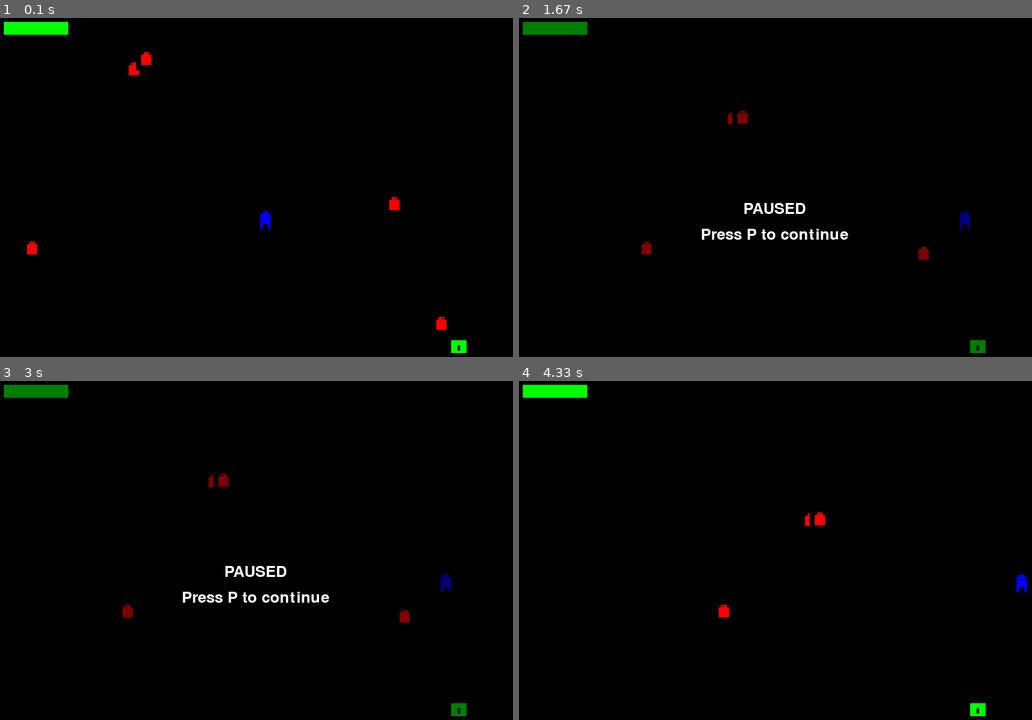
Above: before the commit, frames 1-4 (two rows, left to right).
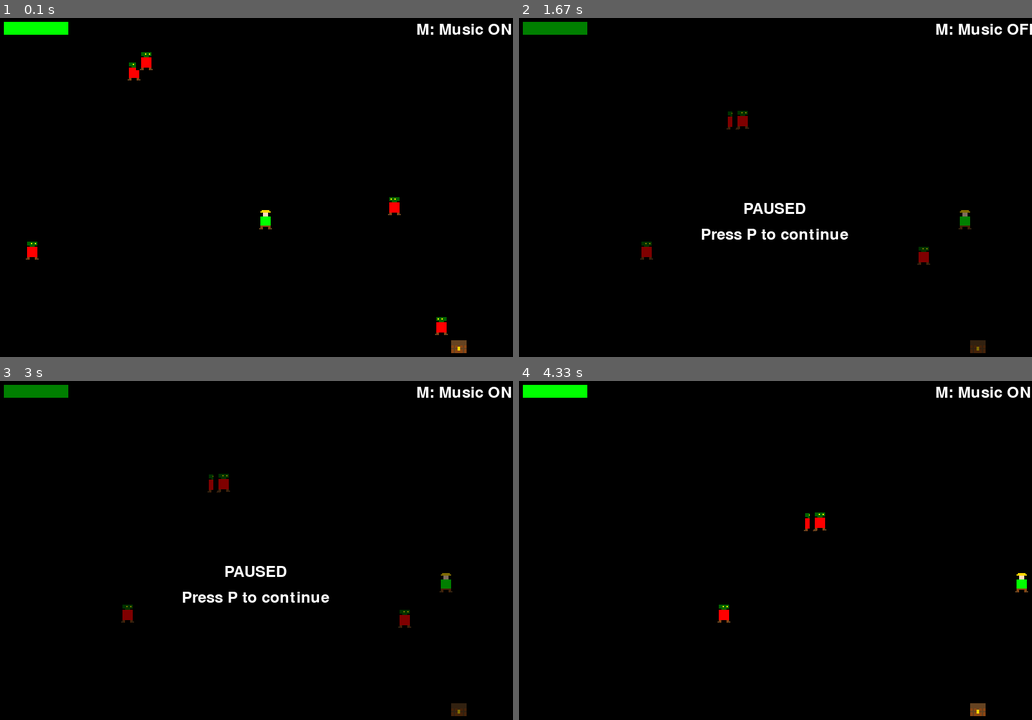
Above: after the commit, the same moments.

Repository: ealemank/cursor-hello-world
Game: pygame game, started from zelda_game.py
Same seed, same stepped clock (60 frames per second), same inputs: the game is played once before the commit and once after it.
Inputs:
- Up to frame 1 (0.1 s): no input
- Up to frame 2 (1.67 s): hold Space 0.33-0.8 s; hold D 0.33-0.8 s; hold M 0.83-1.3 s; hold D 0.83-1.3 s; hold P from 1.33 s (still down); hold D from 1.33 s (still down)
- Up to frame 3 (3 s): release P at 1.8 s; release D at 1.8 s; hold M 1.83-2.3 s; tap Space at 1.9, 2.2 s
- Up to frame 4 (4.33 s): hold P 3.33-3.8 s; tap Space at 3.4, 3.7, 3.9, 4.2 s; hold D 3.83-4.3 s

The runs differ from the first frame. In frame 1, 0.8% of the frame differs, in the area x 5-100%, y 1-99%; in frame 2, 0.7%; in frame 3, 0.7%; in frame 4, 0.7%.

Commit message:
Add sound effects and improve sprite graphics

Diff:
--- /dev/null
+++ b/create_sounds.py
@@ -0,0 +1,66 @@
+import pygame
+import numpy as np
+import os
+
+# Initialize Pygame mixer
+pygame.mixer.init(44100, -16, 1, 512)
+
+# Create sounds directory if it doesn't exist
+if not os.path.exists('assets/sounds'):
+    os.makedirs('assets/sounds')
+
+def create_sword_sound():
+    # Create a "whoosh" sound for sword swing
+    sample_rate = 44100
+    duration = 0.1  # seconds
+    t = np.linspace(0, duration, int(sample_rate * duration))
+
+    # Create a frequency sweep from high to low
+    freq_start = 1000
+    freq_end = 200
+    freq = np.linspace(freq_start, freq_end, len(t))
+
+    # Generate the sound wave
+    wave = np.sin(2 * np.pi * freq * t)
+
+    # Apply envelope
+    envelope = np.exp(-5 * t)
+    wave = wave * envelope
+
+    # Convert to 16-bit integer
+    wave = np.int16(wave * 32767)
+
+    # Create sound buffer
+    sound = pygame.sndarray.make_sound(wave)
+    return sound
+
+def create_hit_sound():
+    # Create a "thud" sound for enemy hit
+    sample_rate = 44100
+    duration = 0.1  # seconds
+    t = np.linspace(0, duration, int(sample_rate * duration))
+
+    # Create a low frequency thud
+    freq = 100
+    wave = np.sin(2 * np.pi * freq * t)
+
+    # Apply envelope
+    envelope = np.exp(-10 * t)
+    wave = wave * envelope
+
+    # Convert to 16-bit integer
+    wave = np.int16(wave * 32767)
+
+    # Create sound buffer
+    sound = pygame.sndarray.make_sound(wave)
+    return sound
+
+# Generate and save sound effects
+sword_sound = create_sword_sound()
+hit_sound = create_hit_sound()
+
+# Save the sounds
+pygame.sndarray.save(sword_sound, 'assets/sounds/sword_swing.mp3')
+pygame.sndarray.save(hit_sound, 'assets/sounds/enemy_hit.mp3')
+
+print("Sound effects created successfully!")
--- a/create_sprites.py
+++ b/create_sprites.py
@@ -13,40 +13,89 @@
 RED = (255, 0, 0)
 GREEN = (0, 255, 0)
 BLACK = (0, 0, 0)
+BROWN = (139, 69, 19)
+SKIN_COLOR = (255, 218, 185)
+GOLD = (255, 215, 0)
+DARK_BROWN = (101, 67, 33)
 
 def create_player_sprite():
     surface = pygame.Surface((16, 16))
     surface.fill(BLACK)  # Transparent background
-    # Draw body
-    pygame.draw.rect(surface, BLUE, (4, 4, 8, 8))
+
+    # Draw body (green tunic)
+    pygame.draw.rect(surface, GREEN, (4, 6, 8, 8))
+
     # Draw head
-    pygame.draw.rect(surface, BLUE, (6, 2, 4, 4))
-    # Draw legs
-    pygame.draw.rect(surface, BLUE, (4, 12, 2, 4))
-    pygame.draw.rect(surface, BLUE, (10, 12, 2, 4))
+    pygame.draw.rect(surface, SKIN_COLOR, (6, 2, 4, 4))
+
+    # Draw hair (blonde)
+    pygame.draw.rect(surface, GOLD, (5, 1, 6, 1))
+    pygame.draw.rect(surface, GOLD, (4, 2, 8, 1))
+
+    # Draw legs (brown pants)
+    pygame.draw.rect(surface, BROWN, (4, 14, 2, 2))
+    pygame.draw.rect(surface, BROWN, (10, 14, 2, 2))
+
+    # Draw boots
+    pygame.draw.rect(surface, DARK_BROWN, (3, 15, 2, 1))
+    pygame.draw.rect(surface, DARK_BROWN, (11, 15, 2, 1))
+
+    # Draw belt
+    pygame.draw.rect(surface, BROWN, (4, 13, 8, 1))
+
     return surface
 
 def create_enemy_sprite():
     surface = pygame.Surface((16, 16))
     surface.fill(BLACK)  # Transparent background
-    # Draw body
-    pygame.draw.rect(surface, RED, (4, 4, 8, 8))
-    # Draw head
-    pygame.draw.rect(surface, RED, (6, 2, 4, 4))
-    # Draw eyes
-    pygame.draw.rect(surface, BLACK, (7, 3, 1, 1))
-    pygame.draw.rect(surface, BLACK, (10, 3, 1, 1))
+
+    # Draw body (red tunic)
+    pygame.draw.rect(surface, RED, (4, 6, 8, 8))
+
+    # Draw head (green skin)
+    pygame.draw.rect(surface, (0, 100, 0), (6, 2, 4, 4))
+
+    # Draw ears (pointed)
+    pygame.draw.rect(surface, (0, 100, 0), (4, 2, 2, 3))
+    pygame.draw.rect(surface, (0, 100, 0), (10, 2, 2, 3))
+
+    # Draw eyes (yellow)
+    pygame.draw.rect(surface, (255, 255, 0), (7, 3, 1, 1))
+    pygame.draw.rect(surface, (255, 255, 0), (10, 3, 1, 1))
+
+    # Draw legs
+    pygame.draw.rect(surface, BROWN, (4, 14, 2, 2))
+    pygame.draw.rect(surface, BROWN, (10, 14, 2, 2))
+
+    # Draw boots
+    pygame.draw.rect(surface, DARK_BROWN, (3, 15, 2, 1))
+    pygame.draw.rect(surface, DARK_BROWN, (11, 15, 2, 1))
+
     return surface
 
 def create_chest_sprite():
     surface = pygame.Surface((16, 16))
     surface.fill(BLACK)  # Transparent background
-    # Draw chest body
-    pygame.draw.rect(surface, GREEN, (2, 4, 12, 8))
+
+    # Draw chest body (wooden)
+    pygame.draw.rect(surface, BROWN, (2, 6, 12, 6))
+
     # Draw chest lid
-    pygame.draw.rect(surface, GREEN, (2, 2, 12, 2))
+    pygame.draw.rect(surface, DARK_BROWN, (2, 2, 12, 4))
+
+    # Draw chest details (wooden planks)
+    pygame.draw.rect(surface, DARK_BROWN, (4, 6, 1, 6))  # Left plank
+    pygame.draw.rect(surface, DARK_BROWN, (11, 6, 1, 6))  # Right plank
+    pygame.draw.rect(surface, DARK_BROWN, (2, 8, 12, 1))  # Middle plank
+
     # Draw chest lock
-    pygame.draw.rect(surface, BLACK, (7, 6, 2, 4))
+    pygame.draw.rect(surface, GOLD, (7, 6, 2, 4))
+    pygame.draw.rect(surface, DARK_BROWN, (7, 6, 2, 1))  # Lock top
+
+    # Draw chest hinges
+    pygame.draw.rect(surface, DARK_BROWN, (4, 2, 1, 2))
+    pygame.draw.rect(surface, DARK_BROWN, (11, 2, 1, 2))
+
     return surface
 
 # Create and save sprites
--- a/zelda_game.py
+++ b/zelda_game.py
@@ -15,8 +15,9 @@
 )
 logger = logging.getLogger(__name__)
 
-# Initialize Pygame
+# Initialize Pygame and its mixer
 pygame.init()
+pygame.mixer.init()
 
 # Constants
 WINDOW_WIDTH = 800
@@ -37,6 +38,10 @@
 # Fonts
 pygame.font.init()
 FONT = pygame.font.Font(None, 36)
+
+# Sound settings
+MUSIC_VOLUME = 0.5  # 50% volume
+SOUND_VOLUME = 0.7  # 70% volume for sound effects
 
 # Load images
 def load_image(name, scale=2):
@@ -67,6 +72,20 @@
             surface.fill(GREEN)
         return surface
 
+def load_sound(name):
+    try:
+        logger.debug(f"Attempting to load sound: {name}")
+        sound_path = os.path.join('assets', 'sounds', name)
+        logger.debug(f"Full sound path: {sound_path}")
+        logger.debug(f"File exists: {os.path.exists(sound_path)}")
+
+        sound = pygame.mixer.Sound(sound_path)
+        logger.info(f"Successfully loaded sound: {name}")
+        return sound
+    except Exception as e:
+        logger.error(f"Error loading sound {name}: {str(e)}")
+        return None
+
 class Player(pygame.sprite.Sprite):
     def __init__(self, x, y):
         super().__init__()
@@ -162,7 +181,9 @@
         self.clock = pygame.time.Clock()
         self.running = True
         self.paused = False
+        self.music_playing = False
         self.setup_game()
+        self.setup_sound()
         logger.info("Game initialized successfully")
 
     def setup_game(self):
@@ -188,6 +209,30 @@
         self.chest = Chest(WINDOW_WIDTH-100, WINDOW_HEIGHT-100)
         self.all_sprites.add(self.chest)
         logger.debug("Chest created and added to sprites")
+
+    def setup_sound(self):
+        # Create sounds directory if it doesn't exist
+        if not os.path.exists('assets/sounds'):
+            os.makedirs('assets/sounds')
+
+        # Load sound effects
+        self.sword_sound = load_sound('sword_swing.mp3')
+        self.hit_sound = load_sound('enemy_hit.mp3')
+
+        if self.sword_sound:
+            self.sword_sound.set_volume(SOUND_VOLUME)
+        if self.hit_sound:
+            self.hit_sound.set_volume(SOUND_VOLUME)
+
+        # Load and start background music
+        try:
+            pygame.mixer.music.load(os.path.join('assets', 'sounds', 'background.mp3'))
+            pygame.mixer.music.set_volume(MUSIC_VOLUME)
+            pygame.mixer.music.play(-1)  # -1 means loop indefinitely
+            self.music_playing = True
+            logger.info("Background music started playing")
+        except Exception as e:
+            logger.error(f"Error loading background music: {str(e)}")
 
     def handle_events(self):
         for event in pygame.event.get():
@@ -198,9 +243,23 @@
                 if event.key == pygame.K_SPACE and not self.paused:
                     logger.debug("Space key pressed - player attacking")
                     self.player.attack()
+                    if self.sword_sound:
+                        self.sword_sound.play()
                 elif event.key == pygame.K_p:
                     self.paused = not self.paused
+                    if self.paused:
+                        pygame.mixer.music.pause()
+                    else:
+                        pygame.mixer.music.unpause()
                     logger.info(f"Game {'paused' if self.paused else 'unpaused'}")
+                elif event.key == pygame.K_m:  # Toggle music
+                    if self.music_playing:
+                        pygame.mixer.music.pause()
+                        self.music_playing = False
+                    else:
+                        pygame.mixer.music.unpause()
+                        self.music_playing = True
+                    logger.info(f"Music {'paused' if not self.music_playing else 'resumed'}")
 
         if not self.paused:
             # Get keyboard state
@@ -221,6 +280,8 @@
                 if pygame.sprite.collide_circle(self.player, enemy):
                     enemy.health -= 25
                     logger.debug(f"Enemy hit by sword. Health: {enemy.health}")
+                    if self.hit_sound:
+                        self.hit_sound.play()
                     if enemy.health <= 0:
                         enemy.kill()
                         logger.info("Enemy defeated")
@@ -270,6 +331,10 @@
             instruction_text = FONT.render("Press P to continue", True, WHITE)
             instruction_rect = instruction_text.get_rect(center=(WINDOW_WIDTH/2, WINDOW_HEIGHT/2 + 40))
             self.screen.blit(instruction_text, instruction_rect)
+
+        # Draw music status
+        music_text = FONT.render("M: Music " + ("ON" if self.music_playing else "OFF"), True, WHITE)
+        self.screen.blit(music_text, (WINDOW_WIDTH - 150, 10))
 
         pygame.display.flip()
 
@@ -282,6 +347,7 @@
             self.draw()
             self.clock.tick(60)
         logger.info("Game loop ended")
+        pygame.mixer.quit()
 
 if __name__ == "__main__":
     logger.info("Starting Zelda-like Dungeon game")
Binary file changed: assets/chest.png
Binary file changed: assets/enemy.png
Binary file changed: assets/player.png
Not shown, added: assets/sounds/background.mp3
Not shown, added: assets/sounds/enemy_hit.mp3
Not shown, added: assets/sounds/sword_swing.mp3
